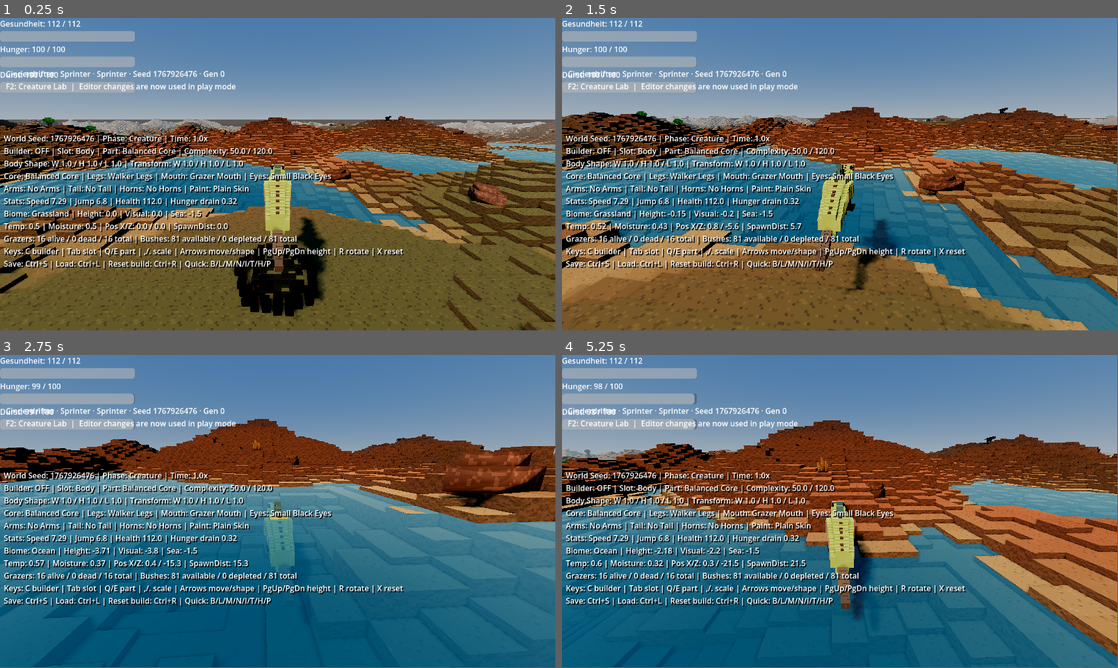
Above: before the commit, frames 1-4 (two rows, left to right).
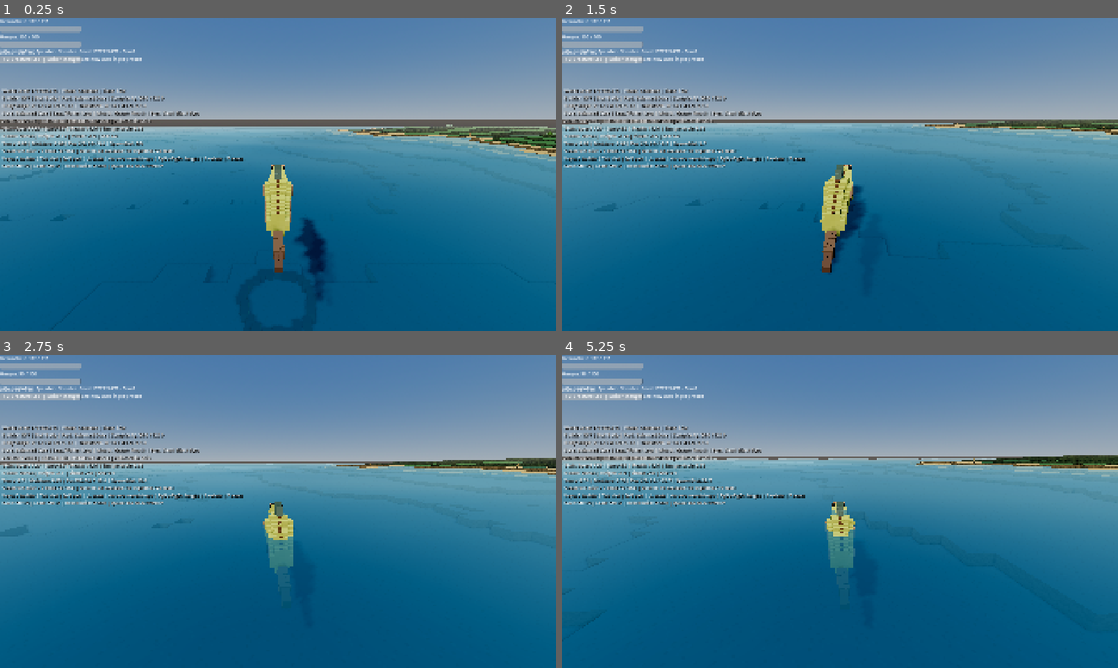
Above: after the commit, the same moments.

Repository: MajorDragonfly/voxelverse
Game: Godot game, scene res://main/main.tscn
The game is run twice, just before and just after one commit, with the same random seed, the same clock (stepped at 60 frames per second) and the same inputs.
Inputs (mouse positions are in pixels of both pictures, inside the frame that each line leads up to):
- Up to frame 1 (0.25 s): no input
- Up to frame 2 (1.5 s): tap Enter at 0.5 s; move the mouse to (867, 171) at 0.52 s; hold W (move_forward) from 0.53 s (still down); click (867, 171) at 0.6 s; tap Space (jump) at 0.77 s; move the mouse to (812, 174) at 1.27 s; tap L at 1.35 s
- Up to frame 3 (2.75 s): keep holding W (move_forward); tap Space (jump) at 1.52 s; move the mouse to (289, 505) at 2.02 s; tap R at 2.1 s
- Up to frame 4 (5.25 s): keep holding W (move_forward); move the mouse to (834, 514) at 2.77 s; tap Tab at 2.85 s; click (834, 514) at 2.92 s; tap Space (jump) at 3.02, 3.77, 4.52 s; move the mouse to (878, 514) at 3.52 s; tap Delete at 3.6 s; move the mouse to (795, 508) at 4.27 s; tap Q at 4.35 s; move the mouse to (845, 511) at 5.02 s; tap E at 5.1 s; click (845, 511) at 5.17 s
In our replay, the window is 799x449 before the commit and 800x450 after it. These sizes can differ from the game's own. Grey fills any space a smaller window leaves; there, only what the larger window draws over its background counts as a difference.

The runs differ from the first frame. In frame 1, 66% of the frame differs, in the area x 0-100%, y 0-100%; in frame 2, 62%; in frame 3, 41%; in frame 4, 52%.

Commit message:
Configure scalable display and WorldGenerator V2

Diff:
--- a/project.godot
+++ b/project.godot
@@ -18,7 +18,19 @@
 [autoload]
 
 GameState="*uid://qxsg1brssjh8"
-WorldGenerator="*uid://boa5ope170o1d"
+WorldGenerator="*res://world/generation/world_generator_v2.gd"
+DisplaySettings="*res://core/display_settings.gd"
+
+[display]
+
+window/size/viewport_width=1920
+window/size/viewport_height=1080
+window/size/window_width_override=1600
+window/size/window_height_override=900
+window/size/resizable=true
+window/stretch/mode="canvas_items"
+window/stretch/aspect="expand"
+window/dpi/allow_hidpi=true
 
 [input]
 
@@ -60,3 +72,6 @@
 [rendering]
 
 rendering_device/driver.windows="d3d12"
+renderer/rendering_method="gl_compatibility"
+renderer/rendering_method.mobile="gl_compatibility"
+textures/default_filters/use_nearest_mipmap_filter=false
